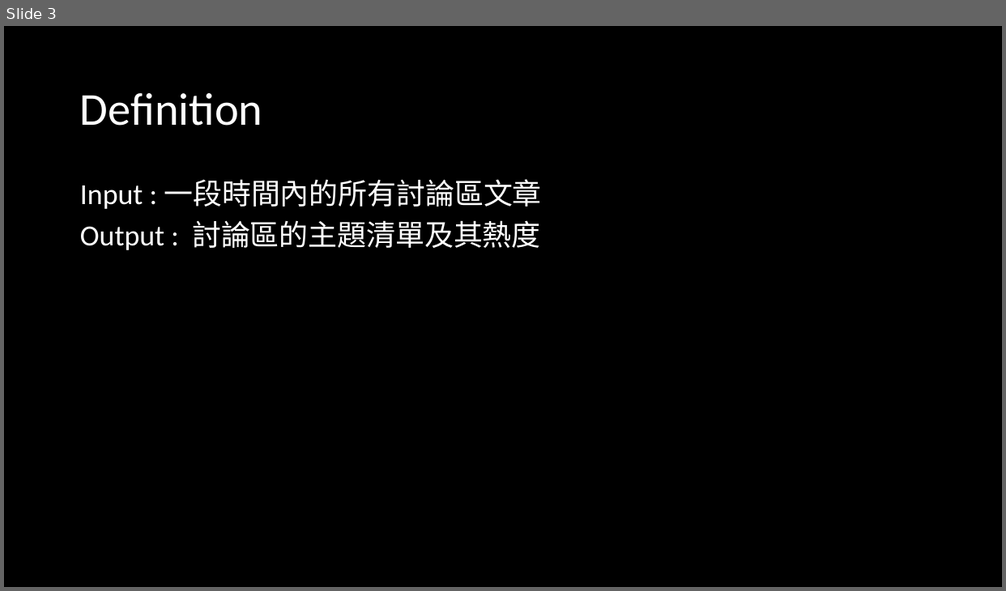
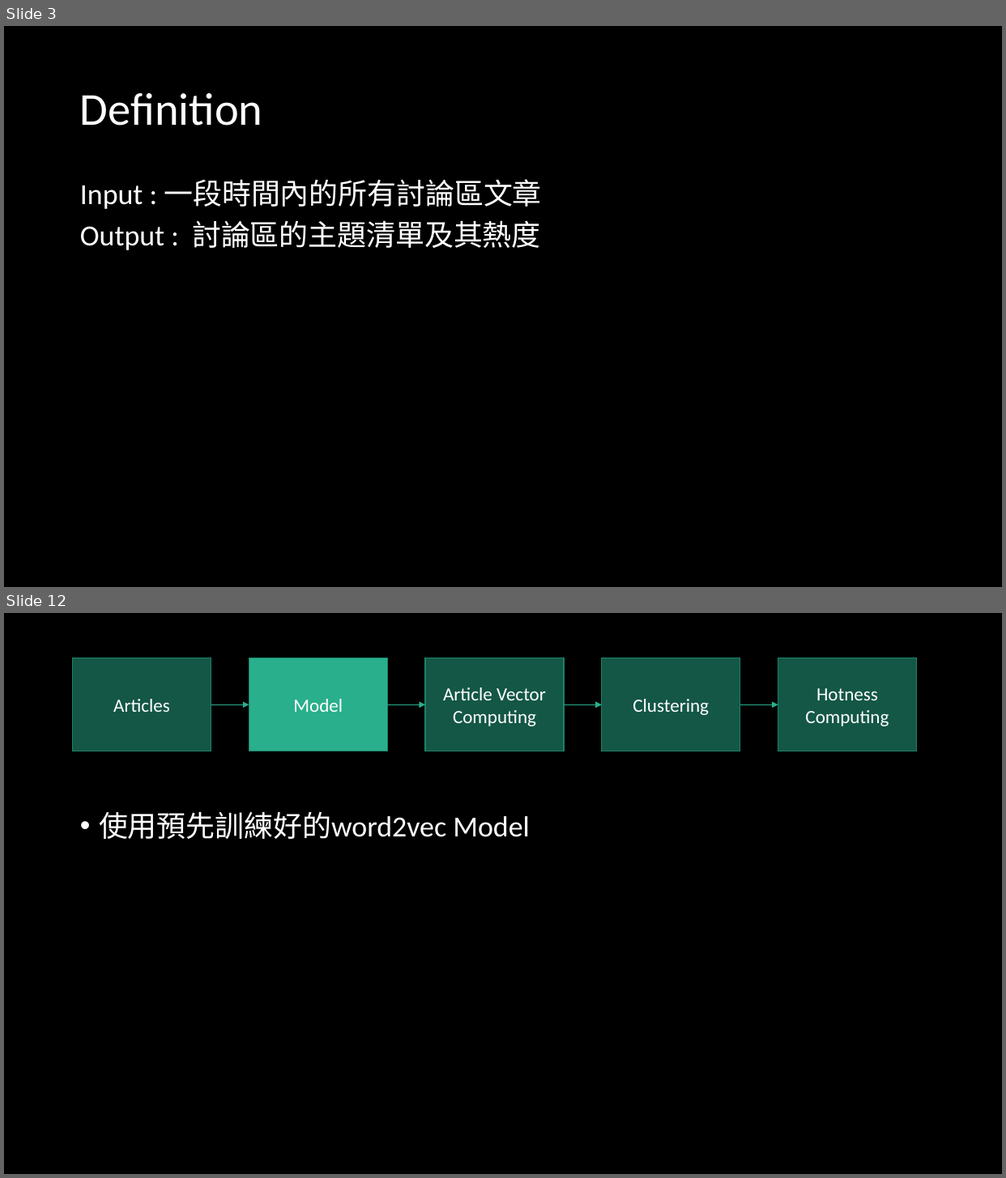
Before and after one commit to ZhongTing/HotTopicDetection, a slide deck: Hot-Topic-Detection.pptx. Shown one above the other, each under a label of ours: slide 3 before the commit, slides 3 and 12 after it; the slides between them are not shown. The pictures are 1006x591 and 1006x1178 pixels, drawn with LibreOffice and Linux fonts; fonts in the diff are those of the drawing. Boxes give left, top, right and bottom in pixels: in the first picture for what was removed or moved away, otherwise in the second. Text is boxed around its words. In the diff, an @@ line names an element or a change of style, - is before the commit and + after.

```diff
--- a/Hot-Topic-Detection.pptx
+++ b/Hot-Topic-Detection.pptx
@@ slide 12 added at (4, 613, 1002, 1174), background #000000 @@
@@ rectangle added at (73, 658, 211, 752), fill #155746, outline #1E8168 1 pt, 18 pt, text #FFFFFF @@
+Articles
@@ rectangle added at (249, 658, 387, 752), fill #29AF8C, outline #1E8168 1 pt, 18 pt, text #FFFFFF @@
+Model
@@ rectangle added at (425, 658, 564, 752), fill #155746, outline #1E8168 1 pt, 18 pt, text #FFFFFF @@
+Article Vector
+Computing
@@ rectangle added at (602, 658, 740, 752), fill #155746, outline #1E8168 1 pt, 18 pt, text #FFFFFF @@
+Clustering
@@ rectangle added at (778, 658, 917, 752), fill #155746, outline #1E8168 1 pt, 18 pt, text #FFFFFF @@
+Hotness Computing
@@ arrow added from (211, 705) to (249, 705), #29AF8C 0.5 pt @@
@@ arrow added from (387, 705) to (425, 705), #29AF8C 0.5 pt @@
@@ arrow added from (564, 705) to (602, 705), #29AF8C 0.5 pt @@
@@ arrow added from (740, 705) to (778, 705), #29AF8C 0.5 pt @@
@@ text added at (99, 811, 529, 839), 28 pt, text #FFFFFF @@
+• 使用預先訓練好的word2vec Model
```
Also in this commit, not shown: 5 slides changed, 10 other slides added, 12 slides removed, 1 other file.
